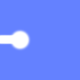
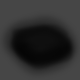
The second 80 x 80 image is a revision of the first. Changes to its layers:
showed "Coal" over bbox(0, 8, 80, 80)
hid "Dead End", painted on it over bbox(0, 0, 53, 52)
painted on "Background" over bbox(0, 0, 80, 80)
